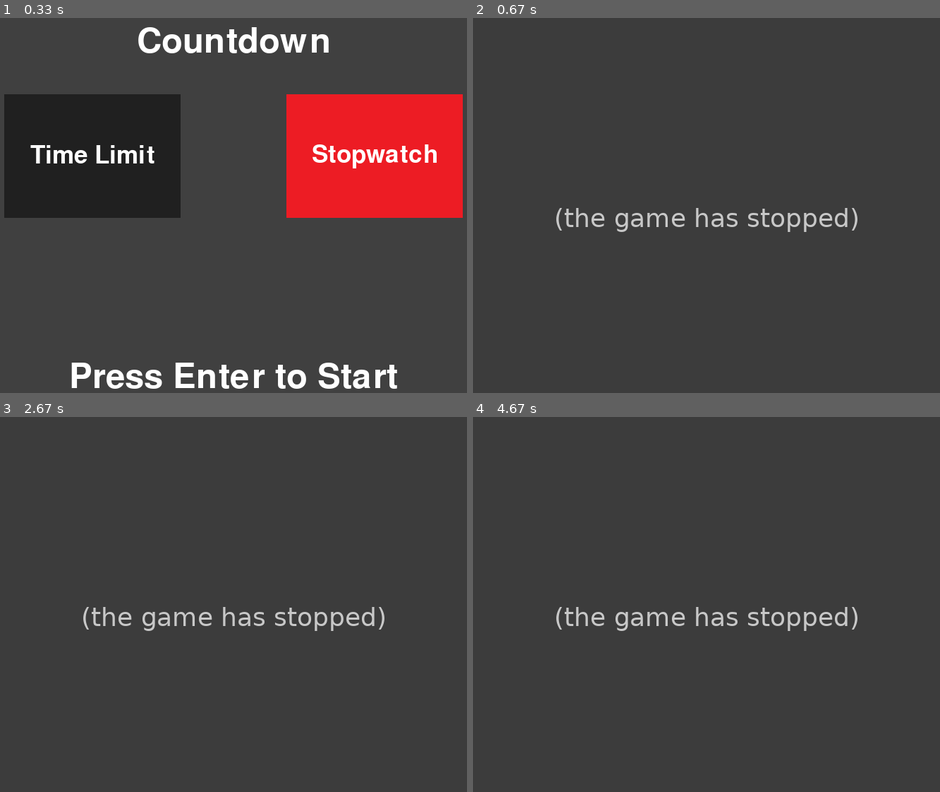
Above: before the commit, frames 1-4 (two rows, left to right).
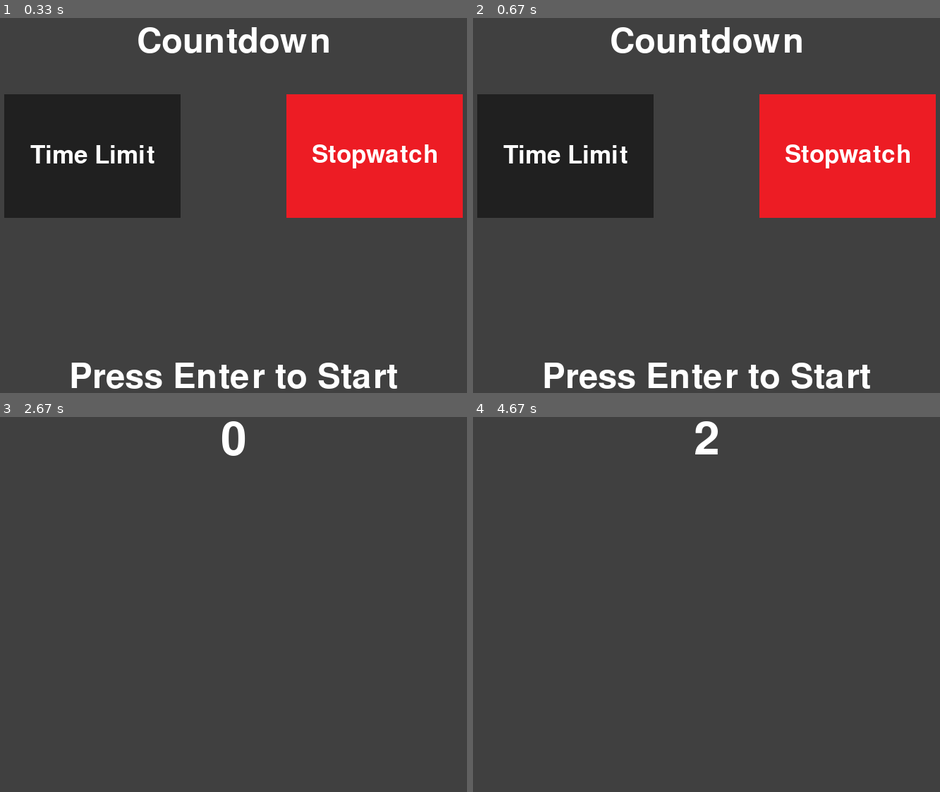
Above: after the commit, the same moments.

Repository: purpleysound/countdown
Game: pygame game, started from main.py
Two runs of this game, one before a commit and one after it. Both use one fixed random seed, a clock stepped at 60 frames per second and the inputs below.
Inputs:
- Up to frame 1 (0.33 s): no input
- Up to frame 2 (0.67 s): tap Enter at 0.33 s
- Up to frame 3 (2.67 s): no input
- Up to frame 4 (4.67 s): no input

Frame 1 is identical in both runs. In frame 2, 29% of the frame differs, in the area x 0-100%, y 2-99%; in frame 3, 1.4%; in frame 4, 1.3%.
Before the commit the program exited at 0.35 s; later frames show no game.

Commit message:
start of game scene

Diff:
--- /dev/null
+++ b/game.py
@@ -0,0 +1,75 @@
+import pygame
+import pygame_utils
+import random
+import numbers_solver
+from main_menu import Modes, Difficulty
+
+
+_DEFAULT_FONT_NAME = "Lucinda"
+_DEFAULT_FONT_SIZE = 96
+_DEFAULT_FONT = pygame.font.SysFont(_DEFAULT_FONT_NAME, _DEFAULT_FONT_SIZE)
+_DEFAULT_TEXT_COLOR = (255, 255, 255)
+_DEFAULT_BACKGROUND_COLOR = (64, 64, 64)
+
+
+class GameScene(pygame_utils.Scene):
+    def __init__(self, returned_values):
+        super().__init__(returned_values)
+        self._numbers, self._target, self._solution = generate_numbers()
+        mode = returned_values["mode"] # 1 for stopwatch, -1 for time limit countdown
+        if mode == Modes.STOPWATCH:
+            self._timer = 0
+        elif mode == Modes.TIME_LIMIT:
+            self._difficulty = returned_values["difficulty"]
+            if self._difficulty == Difficulty.EASY:
+                self._timer = 91000
+            elif self._difficulty == Difficulty.MEDIUM:
+                self._timer = 61000
+            elif self._difficulty == Difficulty.HARD:
+                self._timer = 31000
+            else:
+                raise ValueError("Invalid difficulty")
+        else:
+            raise ValueError("Invalid mode")
+        self._timer_direction = mode.value
+        self._timer_started = False
+
+    def update(self, dt: int):
+        if not self._timer_started:
+            self._timer_started = True
+            return
+        if self._target not in self._numbers:
+            self._timer += self._timer_direction * dt
+            if self._timer <= 0:
+                self._time_out()
+
+    def draw(self, screen: pygame.Surface):
+        screen.fill(_DEFAULT_BACKGROUND_COLOR)
+        timer_text = _DEFAULT_FONT.render(str(self._timer // 1000), True, _DEFAULT_TEXT_COLOR)
+        timer_rect = timer_text.get_rect(center=(400, 50))
+        screen.blit(timer_text, timer_rect)
+
+    def handle_event(self, event: pygame.event.Event):
+        pass
+
+    def _time_out(self):
+        pass
+
+
+def generate_numbers() -> tuple[list[int, int, int, int, int, int], int, numbers_solver.Solution]:
+    """Generates 6 numbers for the game and a target number"""
+    while True:
+        BIG_NUMBERS = [25, 50, 75, 100]
+        SMALL_NUMBERS = list(range(1, 11)) * 2
+        big_count = random.randint(0, 4)
+        small_count = 6 - big_count
+        numbers = random.sample(BIG_NUMBERS, big_count) + random.sample(SMALL_NUMBERS, small_count)
+        target = random.randint(100, 999)
+
+        solution = numbers_solver.number_solver_gives_up(numbers, target, 1)
+        if solution is not None:
+            return numbers, target, solution
+
+if __name__ == "__main__":
+    numbers, target, solution = generate_numbers()
+    print(numbers, target, "\n", solution)
--- a/main.py
+++ b/main.py
@@ -1,6 +1,5 @@
 import pygame
 import pygame_utils
-import random
 from main_menu import MainMenuScene
 
 DEFAULT_FONT_NAME = "Lucinda"
--- a/main_menu.py
+++ b/main_menu.py
@@ -15,8 +15,8 @@
 
 
 class Modes(enum.Enum):
-    TIME_LIMIT = "time_limit"
-    STOPWATCH = "stopwatch"
+    TIME_LIMIT = -1
+    STOPWATCH = 1
 
 
 class Difficulty(enum.Enum):
@@ -24,10 +24,12 @@
     MEDIUM = 1
     HARD = 2
 
+import game
+
 
 class MainMenuScene(pygame_utils.Scene):
-    def __init__(self, **kwargs):
-        super().__init__(**kwargs)
+    def __init__(self, returned_values={}):
+        super().__init__(returned_values)
         self._title = _DEFAULT_FONT.render("Countdown", True, _DEFAULT_TEXT_COLOR)
         self._title_rect = self._title.get_rect(center=(400, 50))
 
@@ -110,7 +112,7 @@
 
     def _end_scene(self):
         self._return_values = {
-            # pygame_utils.ReturnValues.NEXT_SCENE: GameScene,
+            pygame_utils.ReturnValues.NEXT_SCENE: game.GameScene,
             "mode": self._mode,
             "difficulty": self._difficulty,
         }
--- a/pygame_utils.py
+++ b/pygame_utils.py
@@ -24,7 +24,7 @@
 
 
 class Scene:
-    def __init__(self, **kwargs):
+    def __init__(self, returned_values):
         self._ended = False
         self._return_values = dict()
 
@@ -93,7 +93,7 @@
         if next_scene_type is None:
             self._running = False
             return
-        next_scene = next_scene_type(**return_values)
+        next_scene = next_scene_type(return_values)
         assert isinstance(next_scene, Scene)
         self.set_scene(next_scene)
 
